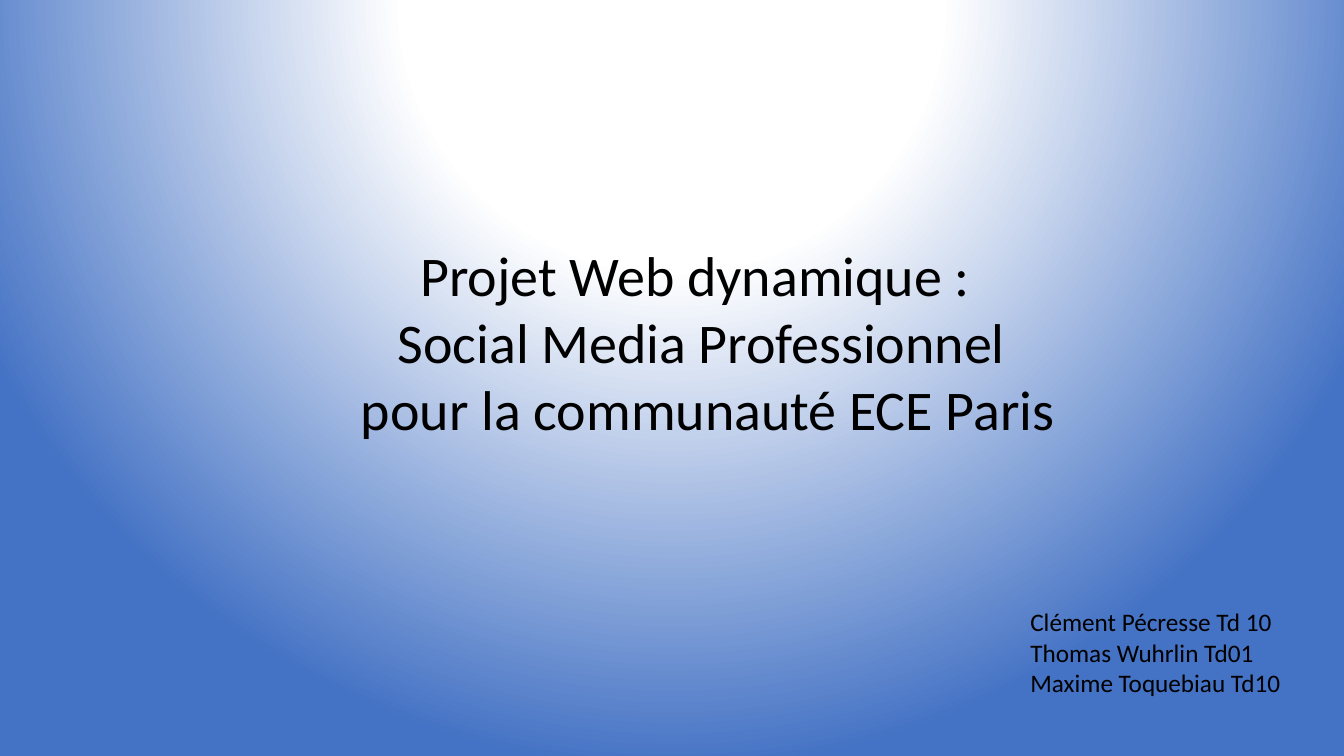
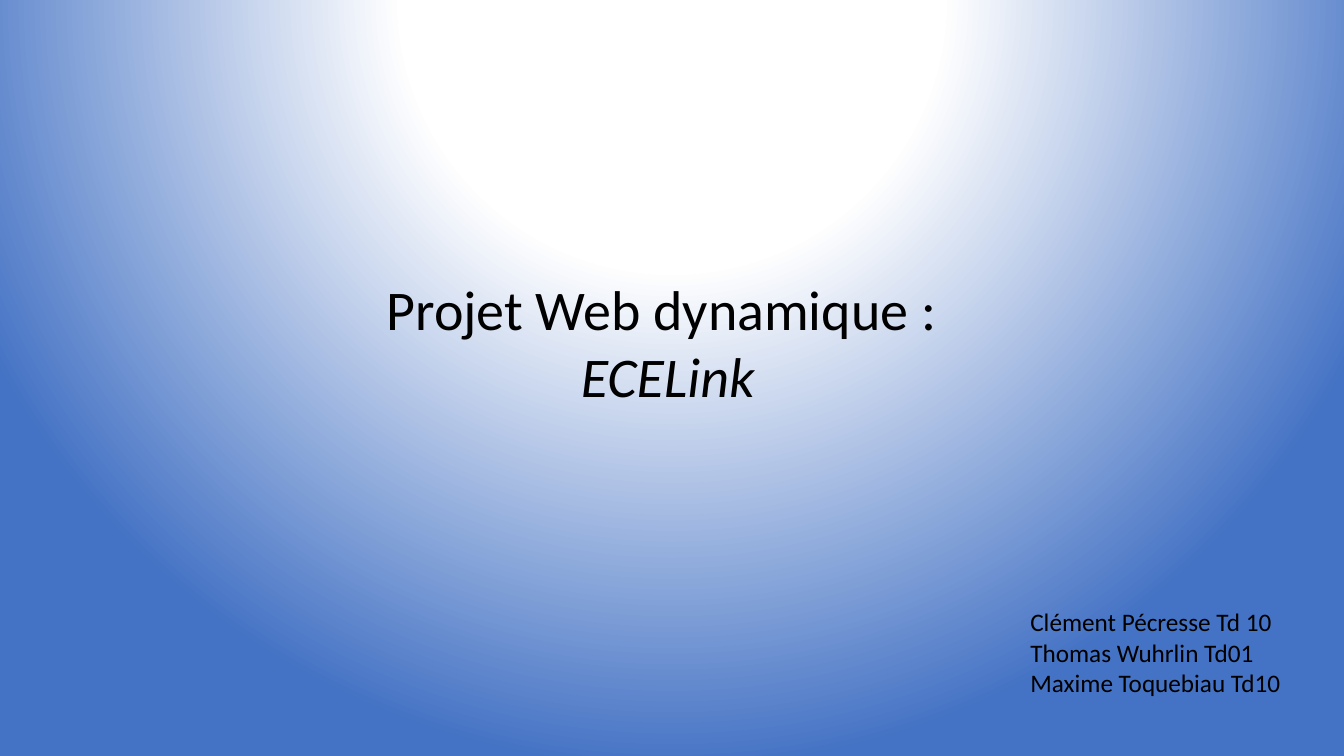
Before and after one commit to Maxtoq/ECELink, a slide deck: slide 1 of Présentation_finale.pptx. Drawn at 1344x756 pixels with LibreOffice and Linux fonts; fonts in the diff are those of the drawing. Boxes give left, top, right and bottom in pixels: in the first picture for what was removed or moved away, otherwise in the second. Text is boxed around its words. In the diff, an @@ line names an element or a change of style, - is before the commit and + after.

```diff
--- a/Présentation_finale.pptx
+++ b/Présentation_finale.pptx
@@ text "Projet Web dynamique :": place and size @@
-text "Projet Web dynamique :" at (361, 257, 1055, 439)
+text "Projet Web dynamique :" at (387, 291, 908, 398)
@@ text at (581, 358, 755, 398): text changed; italic on @@
-Social Media Professionnel
-pour la communauté ECE Paris
+ECELink
```
Also in this commit, not shown: 9 other slides changed.
